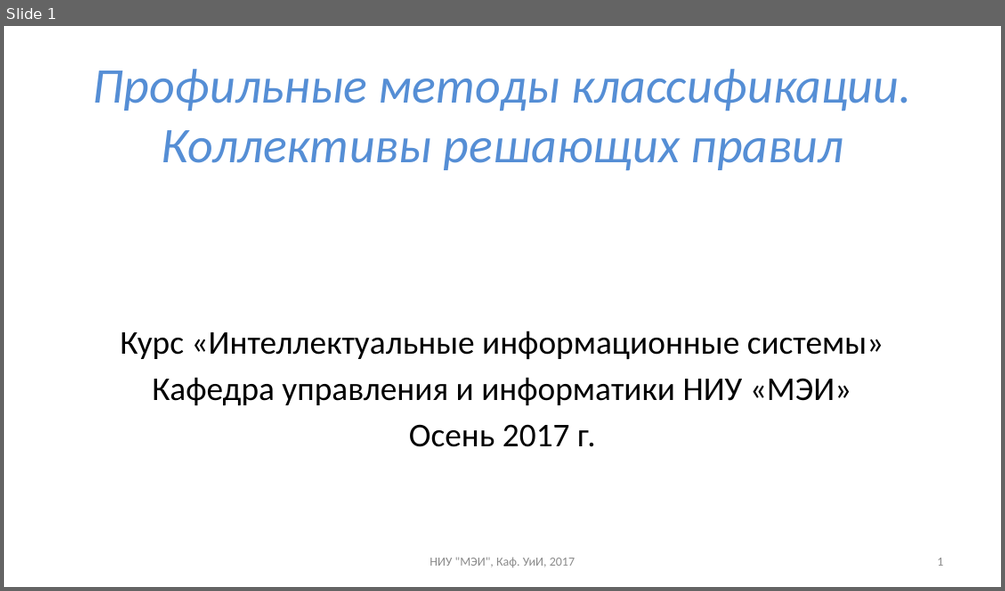
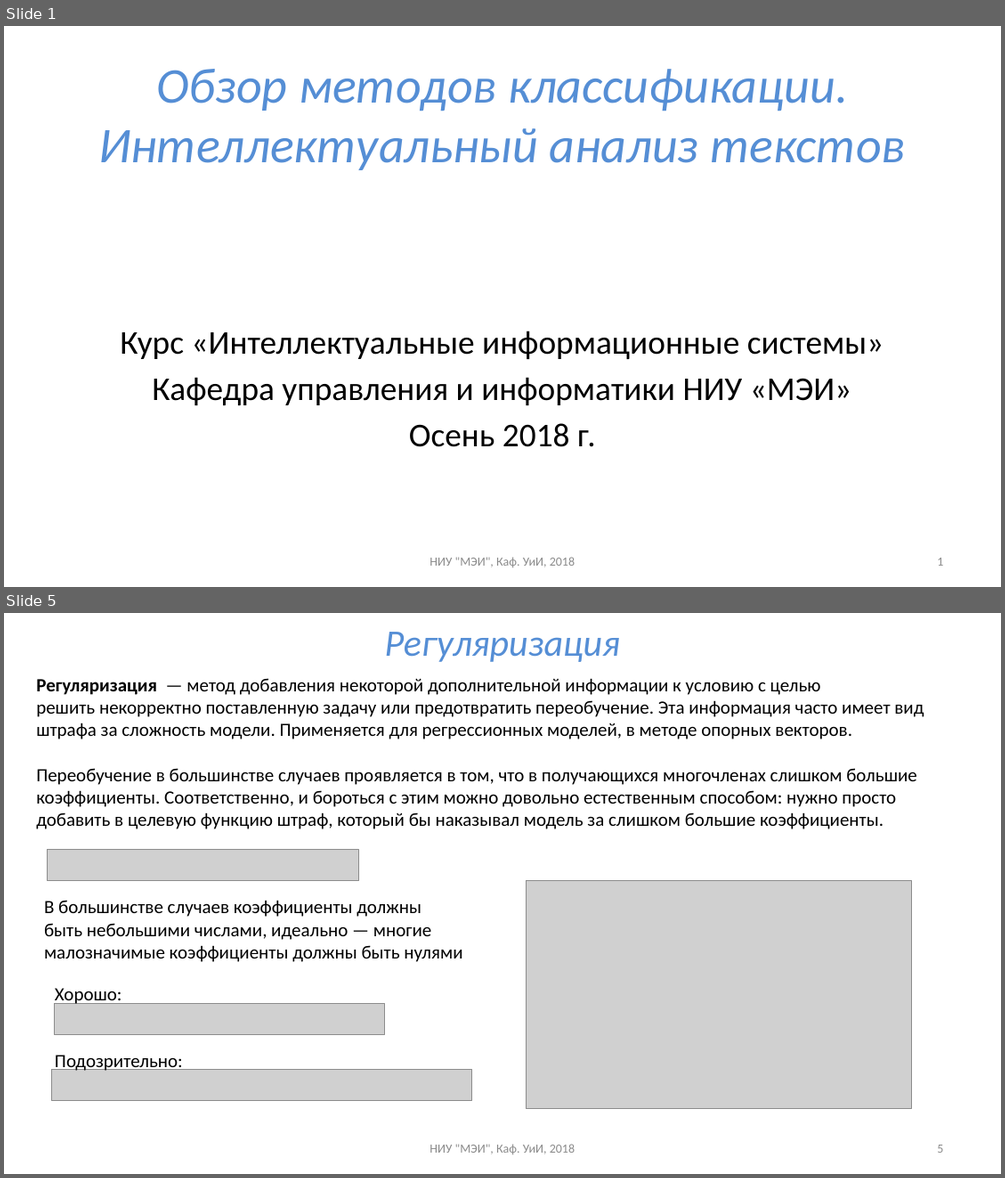
Before and after one commit to uii-mpei/uii-mpei.github.io, a slide deck: study/courses/iis/IIS_lec_4.pptx. Shown one above the other, each under a label of ours: slide 1 before the commit, slides 1 and 5 after it; the slides between them are not shown. The pictures are 1005x591 and 1005x1178 pixels, drawn with LibreOffice and Linux fonts; fonts in the diff are those of the drawing; grey boxes stand for pictures. Boxes give left, top, right and bottom in pixels: in the first picture for what was removed or moved away, otherwise in the second. Text is boxed around its words. In the diff, an @@ line names an element or a change of style, - is before the commit and + after.

```diff
--- a/study/courses/iis/IIS_lec_4.pptx
+++ b/study/courses/iis/IIS_lec_4.pptx
@@ slide 5 added at (4,613,1001,1174), background #FFFFFF @@
@@ title added at (385,632,620,662), 36 pt, text #558ED5, italic @@
+Регуляризация
@@ text added at (36,678,923,829), 18 pt, text #000000 @@
+Регуляризация — метод добавления некоторой дополнительной информации к условию с целью решить некорректно поставленную задачу или предотвратить переобучение. Эта информация часто имеет вид штрафа за сложность модели. Применяется для регрессионных моделей, в методе опорных векторов.
+Переобучение в большинстве случаев проявляется в том, что в получающихся многочленах слишком большие коэффициенты. Соответственно, и бороться с этим можно довольно естественным способом: нужно просто добавить в целевую функцию штраф, который бы наказывал модель за слишком большие коэффициенты.
@@ picture added at (48,849,358,880) @@
@@ text added at (44,900,462,962), 18 pt, text #000000 @@
+В большинстве случаев коэффициенты должны быть небольшими числами, идеально — многие малозначимые коэффициенты должны быть нулями
@@ picture added at (526,880,912,1108) @@
@@ picture added at (54,1004,384,1035) @@
@@ text added at (55,988,183,1073), 18 pt, text #000000 @@
+Хорошо:
+Подозрительно:
@@ picture added at (52,1070,471,1101) @@
@@ text added at (429,1143,574,1154), 12 pt, text #8C8C8C @@
+НИУ "МЭИ", Каф. УиИ, 2018
@@ page number added at (937,1144,943,1152), 12 pt, text #8C8C8C @@
+5
@@ slide 1 changed as well @@
@@ title at (99,69,906,170): text changed @@
-Профильные методы классификации.
-Коллективы решающих правил
+Обзор методов классификации.
+Интеллектуальный анализ текстов
@@ text at (409,423,596,447): text changed @@
-Осень 2017 г.
+Осень 2018 г.
@@ text at (429,556,574,567): text changed @@
-НИУ "МЭИ", Каф. УиИ, 2017
+НИУ "МЭИ", Каф. УиИ, 2018
```
Also in this commit, not shown: 22 other slides added, 19 slides removed, 1 other file.
